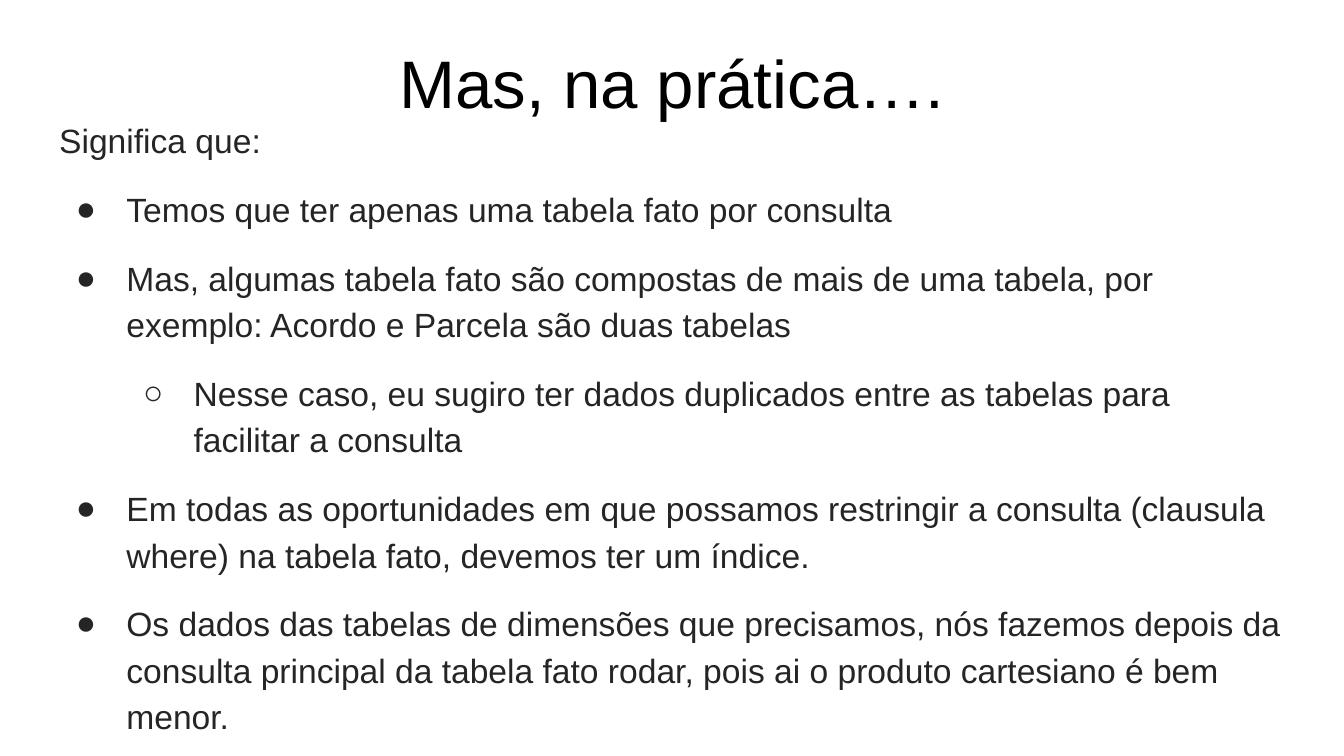
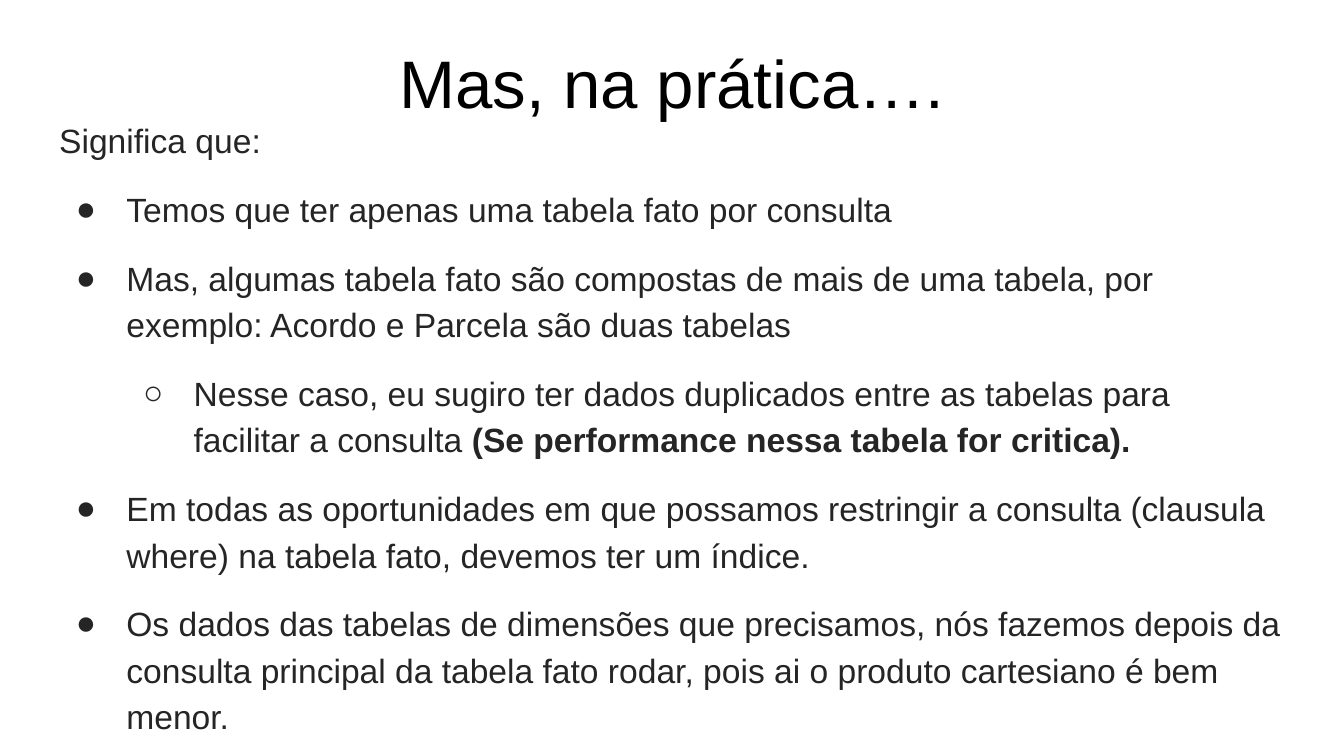
Before and after one commit to gbencke/ZenDoSQL, a slide deck: slide 18 of Zen Do SQL.pptx. Drawn at 1344x756 pixels with LibreOffice and Linux fonts; fonts in the diff are those of the drawing. Boxes give left, top, right and bottom in pixels: in the first picture for what was removed or moved away, otherwise in the second. Text is boxed around its words. In the diff, an @@ line names an element or a change of style, - is before the commit and + after.

```diff
--- a/Zen Do SQL.pptx
+++ b/Zen Do SQL.pptx
@@ text at bbox=[194, 381, 1170, 458]: text changed @@
-  ○ Nesse caso, eu sugiro ter dados duplicados entre as tabelas para facilitar a consulta
+  ○ Nesse caso, eu sugiro ter dados duplicados entre as tabelas para facilitar a consulta (Se performance nessa tabela for critica).
```
Also in this commit, not shown: 10 other slides changed, 1 other file.
